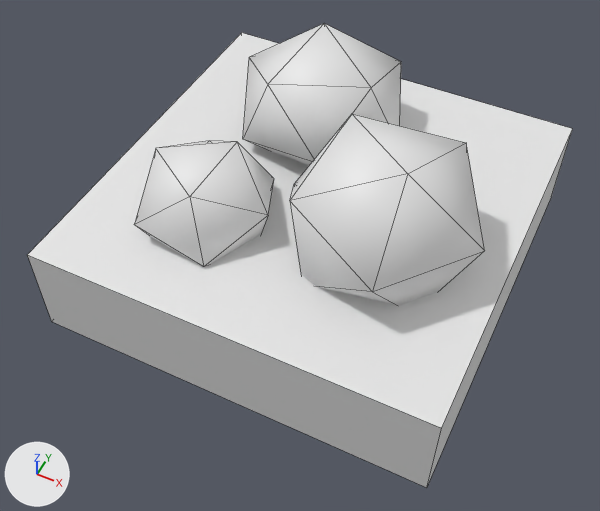
The OBJ model Assets/StreamingAssets/TileMeshes/PEBBLES.obj: old version first, new version second.
Both versions are drawn from a 50 mm camera at (1.25, -2.71, 3.33) aimed at (0.06, -0.33, 0.36). Lighting does not change. The marker at lower left points along +X, +Y and +Z. Mesh edges are drawn as thin lines. Where no turn or scale is listed for an object, it has been applied to the vertices.

In view in the first picture: 'PEBBLES'.
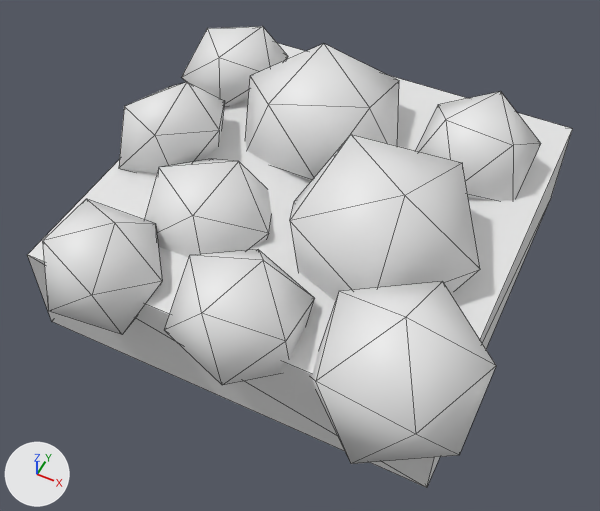
Location of each change, (x1, y1, x2, y2) in pixels of the pictures (600 x 511 px; the box of a moved part takes in the faces that stretch with it):
'PEBBLES', reshaped: before (27, 23, 572, 488); after (27, 26, 572, 488)
part 1 of me_pebbles, moved or reshaped: before (243, 23, 401, 165); after (165, 249, 315, 385)
part 2 of me_pebbles, added: after (43, 199, 162, 334)
part 3 of me_pebbles, rebuilt: before (290, 114, 485, 306); after (290, 135, 480, 301)
part 4 of me_pebbles, rebuilt: before (134, 141, 274, 267); after (144, 159, 272, 257)
part 5 of me_pebbles, built on: before (27, 33, 572, 488); after (27, 26, 572, 488)

The change, as a diff of the scene's bpy script:
```diff
--- a/Assets/StreamingAssets/TileMeshes/PEBBLES.obj.py
+++ b/Assets/StreamingAssets/TileMeshes/PEBBLES.obj.py
@@ me_pebbles @@
 # used by ob_pebbles; location = (0.0, 0.0, 0.0)
-me_pebbles.from_pydata(...)  # 44 vertices, 66 faces; spans x -1.0..1.0, y -1.0..1.0, z 0.0..1.1
+me_pebbles.from_pydata(...)  # 116 vertices, 177 faces; spans x -1.1..1.11, y -1.24..1.0, z 0.0..0.98
+# me_pebbles part 1: the loose piece of 12 vertices spanning x -0.63..0.26, y -0.02..0.84, z 0.36..1.01 is multiplied about its middle by the matrix ((0.656, 0.053, 0.27), (-0.056, 0.709, -0.001), (-0.269, -0.02, 0.658)), then moved by (0.25, -1.31, -0.12)
+# me_pebbles part 2: the loose piece of 12 vertices spanning x -0.63..0.26, y -0.02..0.84, z 0.36..1.01 is copied, and the copy is multiplied about its middle by the matrix ((0.439, -0.274, 0.432), (0.362, 0.569, -0.006), (-0.362, 0.236, 0.518)), then moved by (-0.42, -1.35, -0.12); it spans x -0.88..-0.33, y -1.24..-0.65, z 0.33..0.81
+# me_pebbles part 3: the loose piece of 12 vertices spanning x -0.07..0.89, y -0.68..0.26, z 0.27..1.1 is rebuilt with 12 vertices and now spans x -0.07..0.89, y -0.68..0.26, z 0.15..0.98
+# me_pebbles part 4: the loose piece of 12 vertices spanning x -0.75..-0.05, y -0.71..-0.09, z 0.31..0.86 is rebuilt with 12 vertices and now spans x -0.75..-0.05, y -0.71..-0.09, z 0.19..0.74
+# me_pebbles part 5
+# 6 faces are deleted
+# 60 vertices are added at x -1.1..1.11, y -1.23..0.9, z 0.24..0.9
+# 103 new faces join them
```
